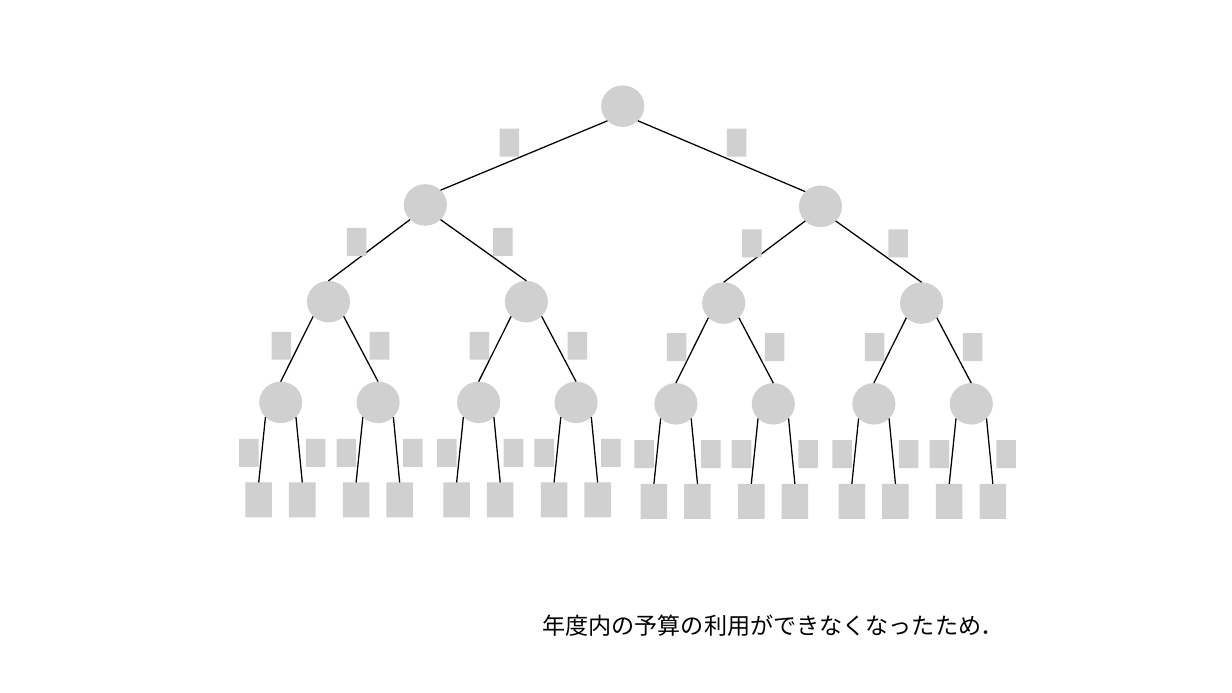
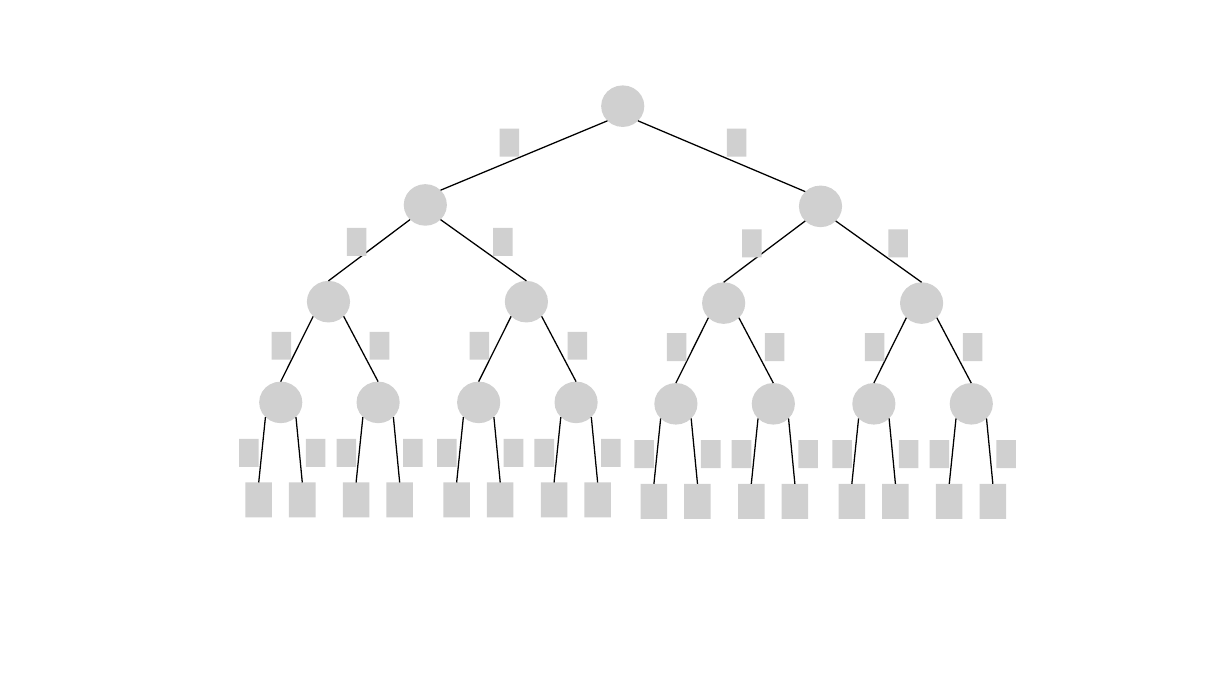
Before and after one commit to t-yokoga/svv2024, a slide deck: slide 8 of img/プレゼンテーション1 [自動保存済み].pptx. Drawn at 1232x693 pixels with LibreOffice and Linux fonts; fonts in the diff are those of the drawing; grey boxes stand for pictures. Boxes give left, top, right and bottom in pixels: in the first picture for what was removed or moved away, otherwise in the second. Text is boxed around its words. In the diff, an @@ line names an element or a change of style, - is before the commit and + after.

```diff
--- a/img/プレゼンテーション1 [自動保存済み].pptx
+++ b/img/プレゼンテーション1 [自動保存済み].pptx
@@ text removed at (542,614,1003,636) @@
-年度内の予算の利用ができなくなったため．
```
Also in this commit, not shown: 1 other slide changed, 6 other files.
